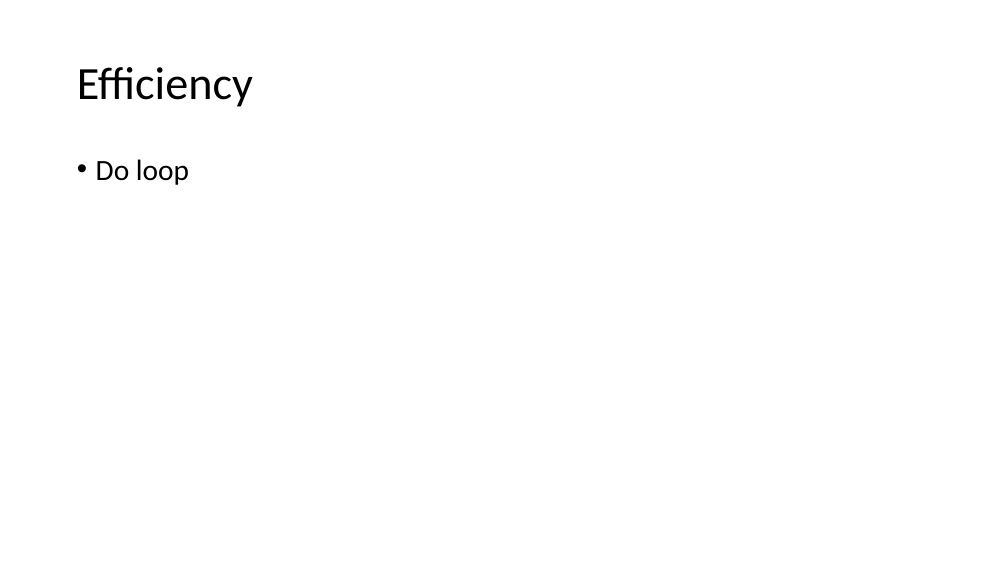
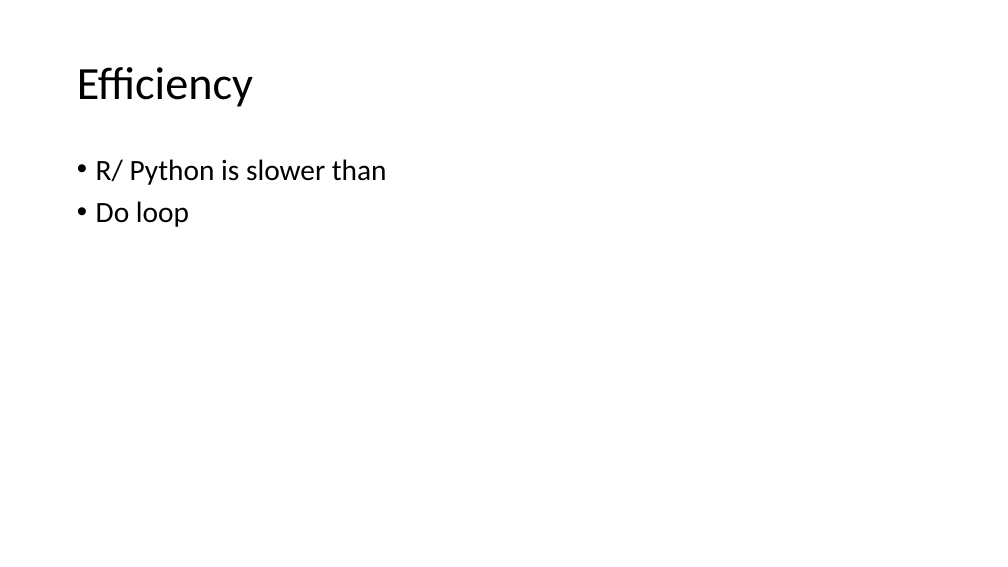
Before and after one commit to wx2123/WSDS-2026-OH, a slide deck: slide 12 of 2026 WSDS - Wujian Xue.pptx (slide 11 before the commit). Drawn at 1008x567 pixels with LibreOffice and Linux fonts; fonts in the diff are those of the drawing. Boxes give left, top, right and bottom in pixels: in the first picture for what was removed or moved away, otherwise in the second. Text is boxed around its words. In the diff, an @@ line names an element or a change of style, - is before the commit and + after.

```diff
--- a/2026 WSDS - Wujian Xue.pptx
+++ b/2026 WSDS - Wujian Xue.pptx
@@ text at box(96, 159, 387, 185): paragraph added @@
+• R/ Python is slower than
```
Also in this commit, not shown: 3 other slides changed, 2 slides added, 1 other file.
